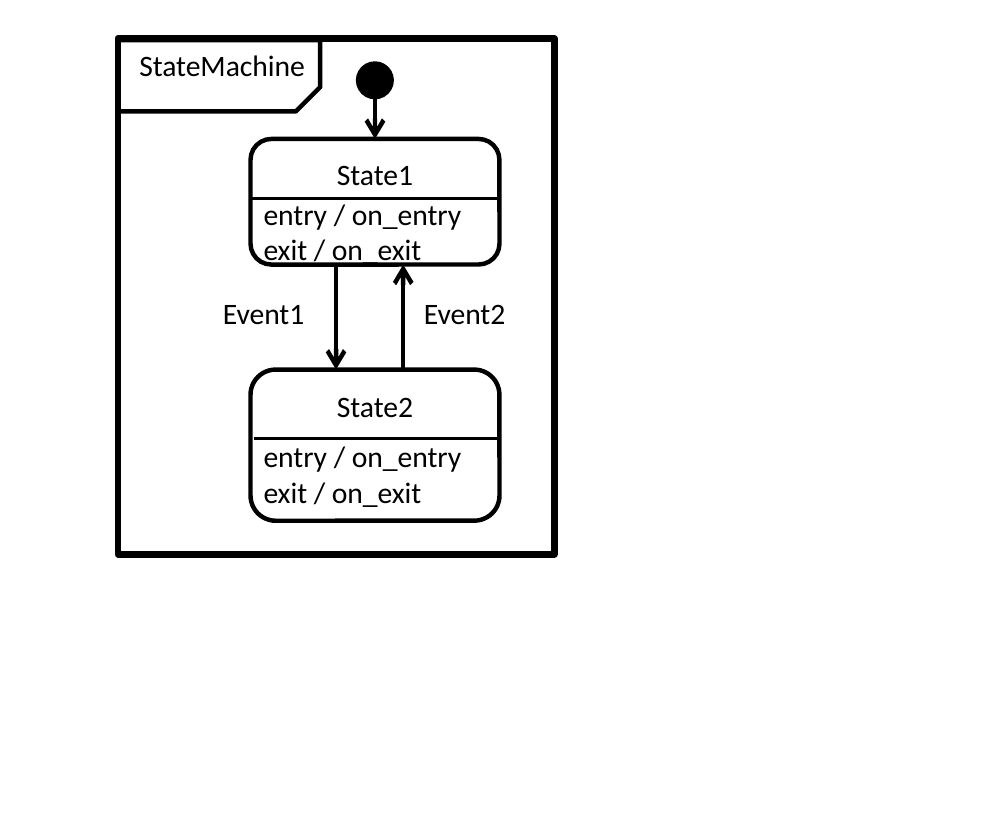
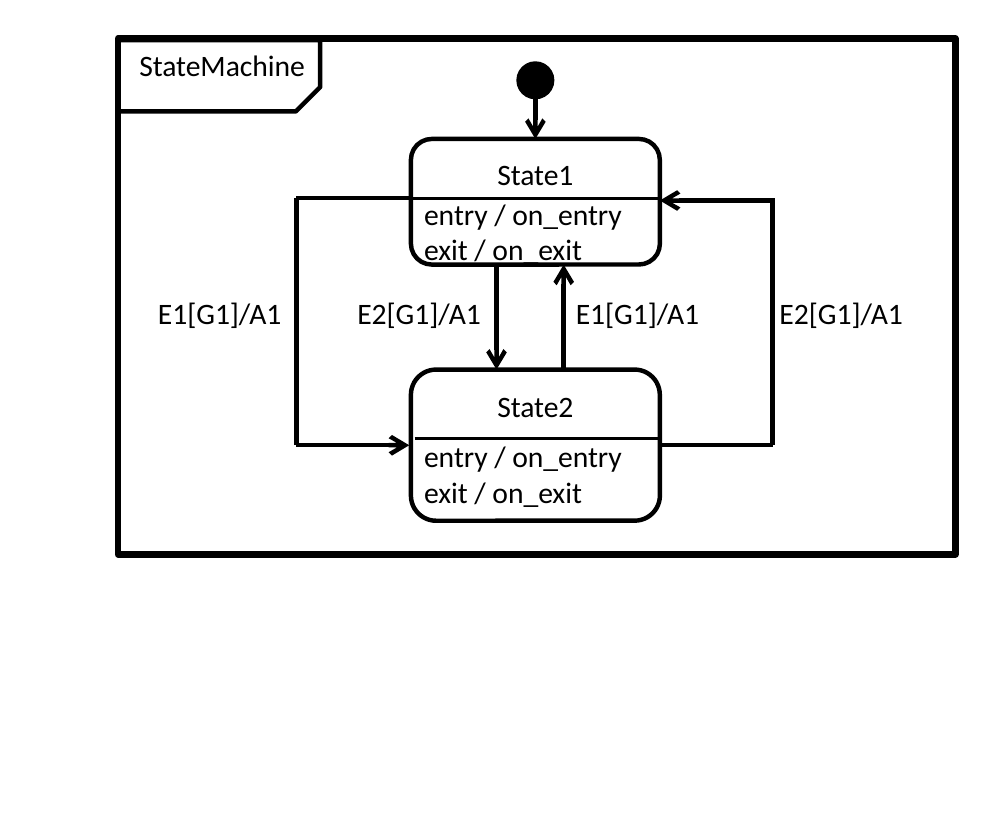
Before and after one commit to redboltz/cpp_sample, a slide deck: slide 25 of boost_training/msm/fig.pptx. Drawn at 1008x840 pixels with LibreOffice and Linux fonts; fonts in the diff are those of the drawing. Boxes give left, top, right and bottom in pixels: in the first picture for what was removed or moved away, otherwise in the second. Text is boxed around its words. In the diff, an @@ line names an element or a change of style, - is before the commit and + after.

Commit message:
Added explicit event handler example.

```diff
--- a/boost_training/msm/fig.pptx
+++ b/boost_training/msm/fig.pptx
@@ rectangle resized from (x1=117, y1=38, x2=554, y2=554) to (x1=117, y1=38, x2=955, y2=554) @@
@@ 3 arrows, 2 rounded rectangles, 2 lines, 1 ellipse moved together from (x1=249, y1=64, x2=501, y2=520) to (x1=411, y1=64, x2=661, y2=520) @@
@@ line added from (296, 198) to (409, 198), #000000 1.5 pt @@
@@ line added from (296, 445) to (296, 198), #000000 1.5 pt @@
@@ text "entry / on_entry" moved from (x1=264, y1=206, x2=461, y2=267) to (x1=424, y1=206, x2=621, y2=267) @@
@@ arrow added from (771, 200) to (659, 200), #000000 1.5 pt @@
@@ line added from (771, 445) to (771, 198), #000000 1.5 pt @@
@@ text added at (x1=158, y1=302, x2=281, y2=328), 10 pt, text #000000 @@
+E1[G1]/A1
@@ text at (x1=357, y1=302, x2=480, y2=328): text changed @@
-Event1
+E2[G1]/A1
@@ text removed at (x1=424, y1=304, x2=506, y2=325) @@
-Event2
@@ text added at (x1=576, y1=302, x2=699, y2=328), 10 pt, text #000000 @@
+E1[G1]/A1
@@ text added at (x1=779, y1=302, x2=902, y2=328), 10 pt, text #000000 @@
+E2[G1]/A1
@@ arrow added from (296, 445) to (409, 445), #000000 1.5 pt @@
@@ text "entry / on_entry" moved from (x1=264, y1=448, x2=461, y2=507) to (x1=424, y1=448, x2=621, y2=507) @@
@@ line added from (659, 445) to (771, 445), #000000 1.5 pt @@
```
Also in this commit, not shown: 2 other files.
